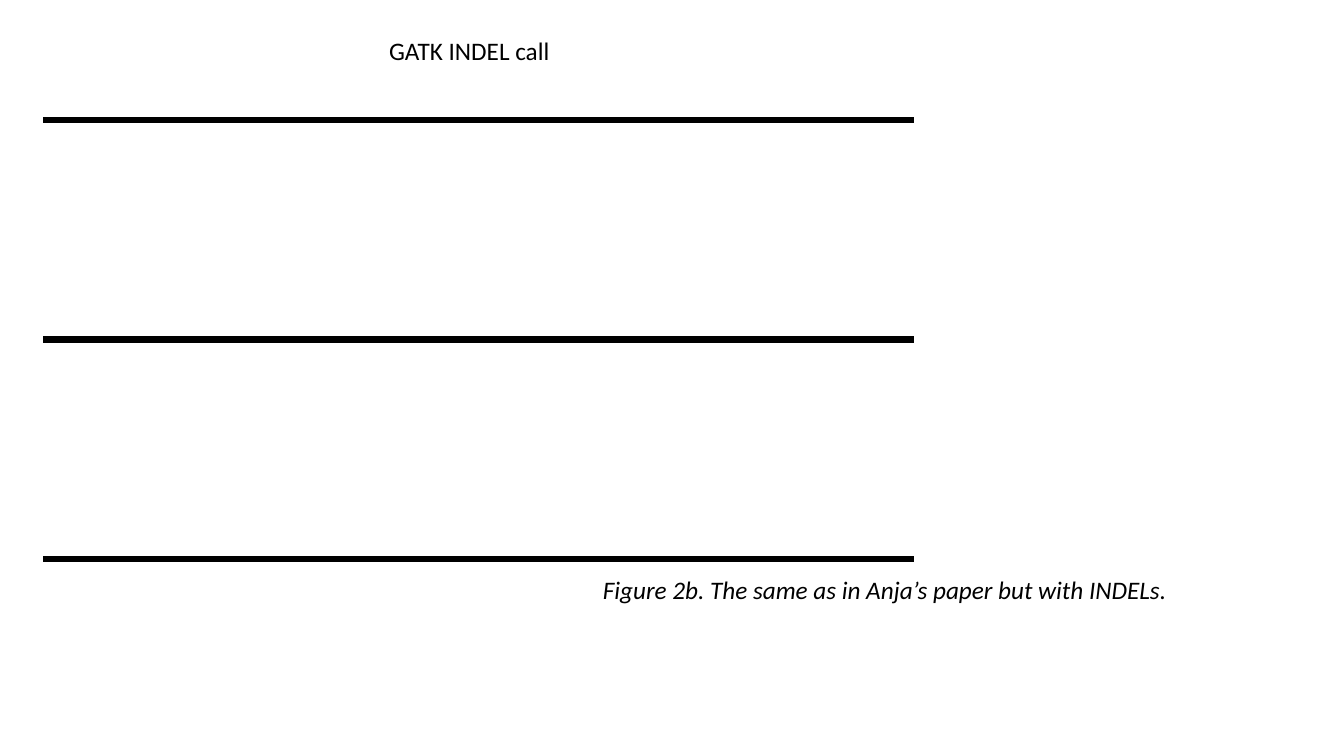
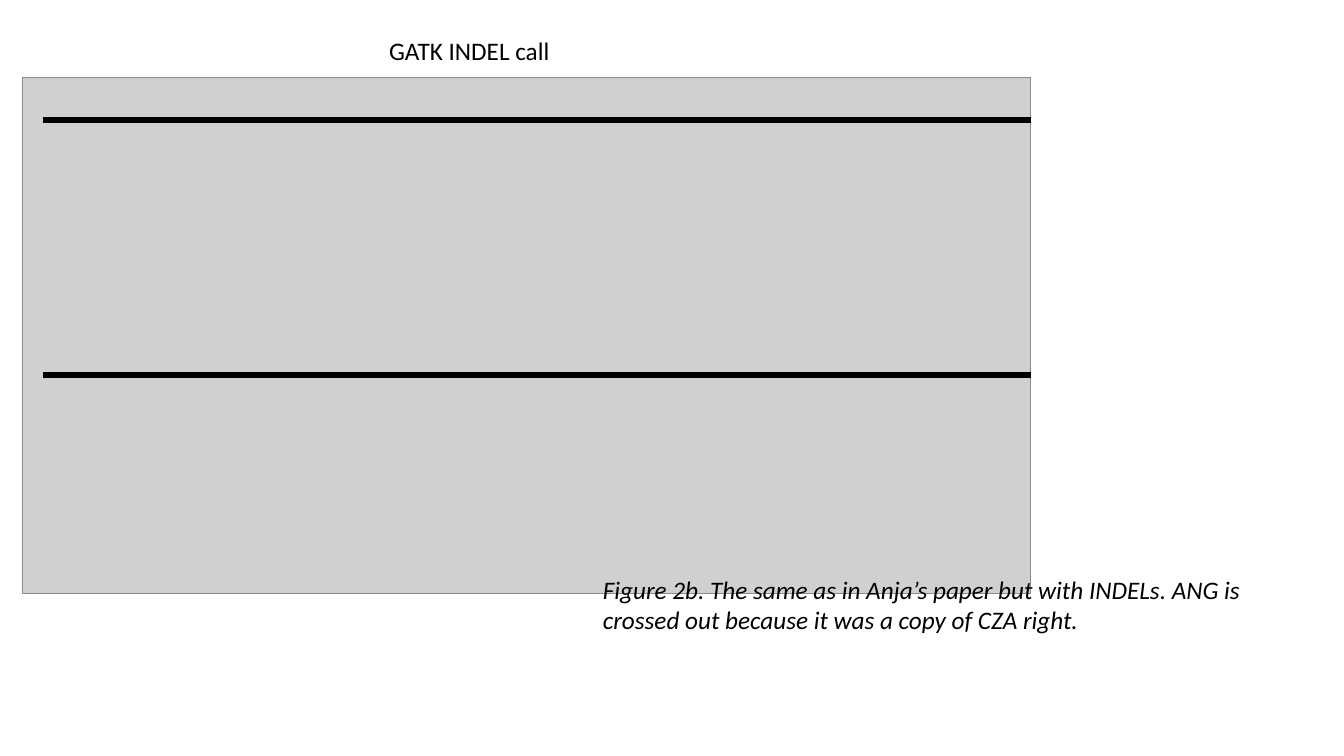
Before and after one commit to sam0per/Littorina_saxatilis_short_variants, a slide deck: slide 8 of short_genetic_variants/docs/short_indels.pptx. Drawn at 1344x756 pixels with LibreOffice and Linux fonts; fonts in the diff are those of the drawing; grey boxes stand for pictures. Boxes give left, top, right and bottom in pixels: in the first picture for what was removed or moved away, otherwise in the second. Text is boxed around its words. In the diff, an @@ line names an element or a change of style, - is before the commit and + after.

```diff
--- a/short_genetic_variants/docs/short_indels.pptx
+++ b/short_genetic_variants/docs/short_indels.pptx
@@ picture added at box(23, 78, 1031, 594) @@
@@ line moved from (43, 120) - (914, 120) to (43, 120) - (1031, 120) @@
@@ line moved from (43, 340) - (914, 340) to (43, 375) - (1031, 375) @@
@@ line removed from (43, 560) to (914, 560) @@
@@ text at box(603, 579, 1240, 634): text changed @@
-Figure 2b. The same as in Anja’s paper but with INDELs.
+Figure 2b. The same as in Anja’s paper but with INDELs. ANG is crossed out because it was a copy of CZA right.
```
Also in this commit, not shown: 4 other slides changed, 2 other files.
